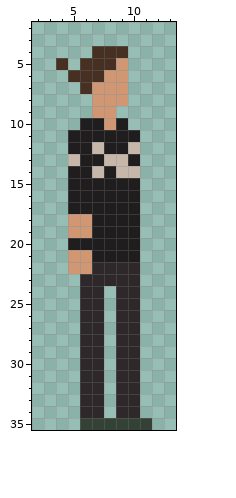
Pixel-art sprite -- public/assets/npcKyon.png. That is the earlier state.
The file is 19x36 pixels. Shown: x 2..13, y 2..35. The old version is drawn lined up with the new one.
Once edited:
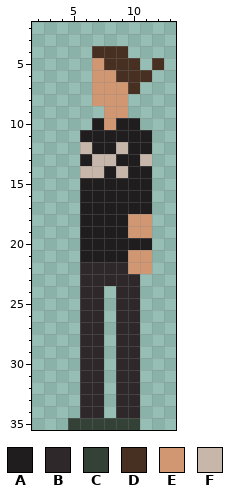
Palette (. is transparent): A #1f1d1e  B #2e282b  C #334136  D #473022  E #d19773  F #c7b7ab
Diff:
whole drawing moved by -2,+0 (the old picture is shown already moved)
Changed rows in their new state; - is an unchanged pixel.
first column x 4:
 5 .-.E-DD-D
 6 -..E-DDD-
 7 --.---D--
 9 ---.-E---
10 --.---A--
11 -.-----A-
12 -.FA-FAA-
13 -.-F-A-F-
14 -.F---AA-
15 -.-----A-
16 -.-----A-
17 -.-----A-
18 -.A---EE-
19 -.A---EE-
20 -.-----A-
21 -.A---EE-
22 -.B---EE-
first column x 5:
35 C-----.
